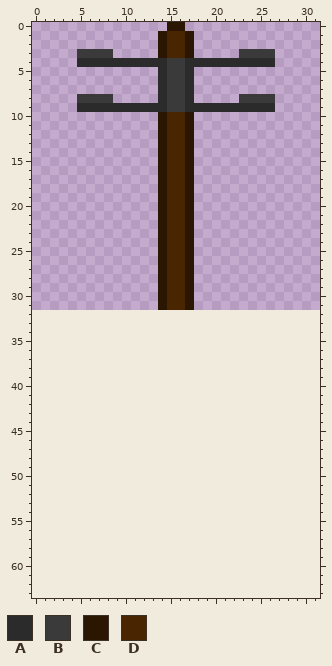
Two states of a pixel-art sprite, sprites/poteau.png. The picture above was drawn from the file before the commit.
The file is 32x32 pixels. The old version is drawn lined up with the new one, on the new canvas.
Palette (. is transparent): A #2b2b2b  B #3a3a3a  C #2b1601  D #492501
Pixels before, first column x 5:
 0 ..........CC..........
 1 .........CDDC.........
 2 .........CDDC.........
 3 BBBB.....CDDC.....BBBB
 4 AAAAAAAAAABBAAAAAAAAAA
 5 .........ABBA.........
 6 .........ABBA.........
 7 .........ABBA.........
 8 BBBB.....ABBA.....BBBB
 9 AAAAAAAAAABBAAAAAAAAAA
10 .........CDDC.........
11 .........CDDC.........
12 .........CDDC.........
13 .........CDDC.........
14 .........CDDC.........
15 .........CDDC.........
16 .........CDDC.........
17 .........CDDC.........
18 .........CDDC.........
19 .........CDDC.........
20 .........CDDC.........
21 .........CDDC.........
22 .........CDDC.........
23 .........CDDC.........
24 .........CDDC.........
25 .........CDDC.........
26 .........CDDC.........
27 .........CDDC.........
28 .........CDDC.........
29 .........CDDC.........
30 .........CDDC.........
31 .........CDDC.........
After:
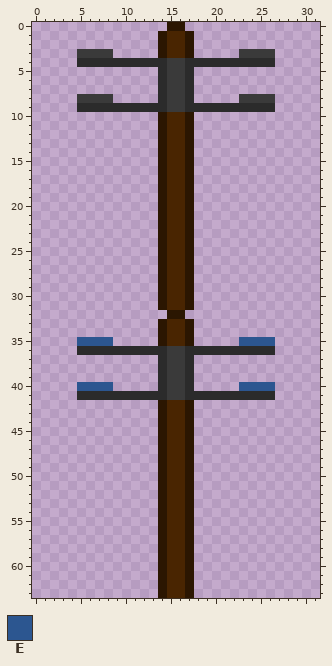
Colours new in this view: E #2c5690
From old to new:
canvas 32x32 -> 32x64
Changed rows in their new state; - is an unchanged pixel.
first column x 5:
32 ----------CC----------
33 ---------CDDC---------
34 ---------CDDC---------
35 EEEE-----CDDC-----EEEE
36 AAAAAAAAAABBAAAAAAAAAA
37 ---------ABBA---------
38 ---------ABBA---------
39 ---------ABBA---------
40 EEEE-----ABBA-----EEEE
41 AAAAAAAAAABBAAAAAAAAAA
42 ---------CDDC---------
43 ---------CDDC---------
44 ---------CDDC---------
45 ---------CDDC---------
46 ---------CDDC---------
47 ---------CDDC---------
48 ---------CDDC---------
49 ---------CDDC---------
50 ---------CDDC---------
51 ---------CDDC---------
52 ---------CDDC---------
53 ---------CDDC---------
54 ---------CDDC---------
55 ---------CDDC---------
56 ---------CDDC---------
57 ---------CDDC---------
58 ---------CDDC---------
59 ---------CDDC---------
60 ---------CDDC---------
61 ---------CDDC---------
62 ---------CDDC---------
63 ---------CDDC---------
